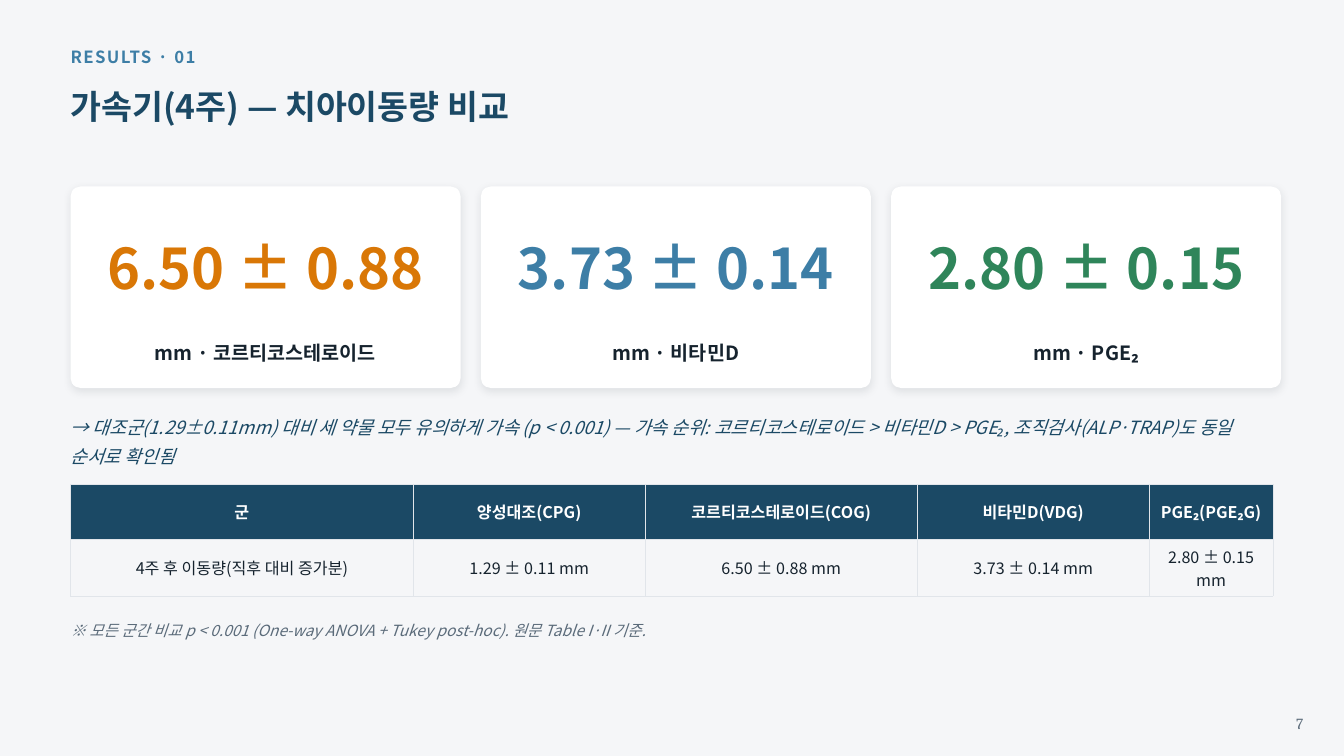
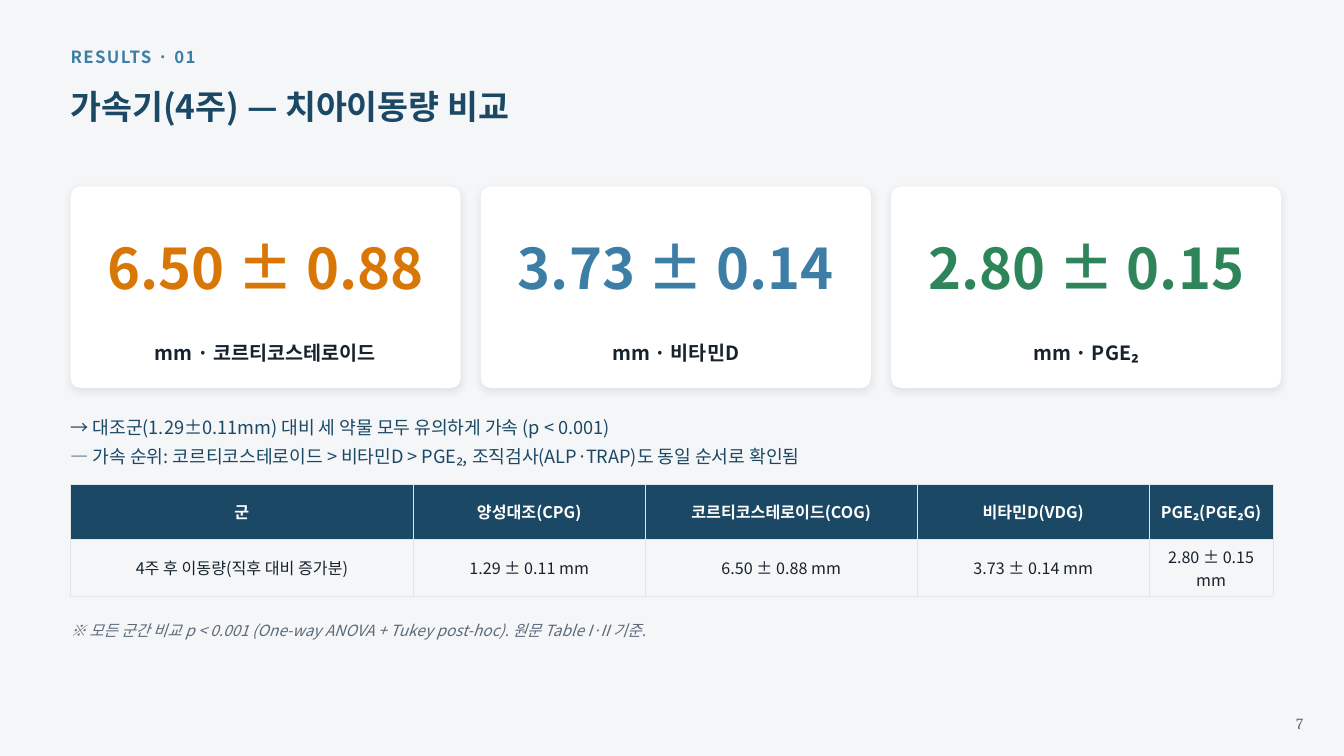
Before and after one commit to yojokem/-, a slide deck: slide 7 of 치과약리학실험2-논문발표/치과약리학실험2_논문발표.pptx. Drawn at 1344x756 pixels with LibreOffice and Linux fonts; fonts in the diff are those of the drawing. Boxes give left, top, right and bottom in pixels: in the first picture for what was removed or moved away, otherwise in the second. Text is boxed around its words. In the diff, an @@ line names an element or a change of style, - is before the commit and + after.

```diff
--- a/치과약리학실험2-논문발표/치과약리학실험2_논문발표.pptx
+++ b/치과약리학실험2-논문발표/치과약리학실험2_논문발표.pptx
@@ text at [93,419,799,467]: text changed; italic off @@
-→ 대조군(1.29±0.11mm) 대비 세 약물 모두 유의하게 가속 (p < 0.001) — 가속 순위: 코르티코스테로이드 > 비타민D > PGE₂, 조직검사(ALP·TRAP)도 동일 순서로 확인됨
+→ 대조군(1.29±0.11mm) 대비 세 약물 모두 유의하게 가속 (p < 0.001)
+— 가속 순위: 코르티코스테로이드 > 비타민D > PGE₂, 조직검사(ALP·TRAP)도 동일 순서로 확인됨
```
Also in this commit, not shown: 7 other slides changed, 2 other files.
